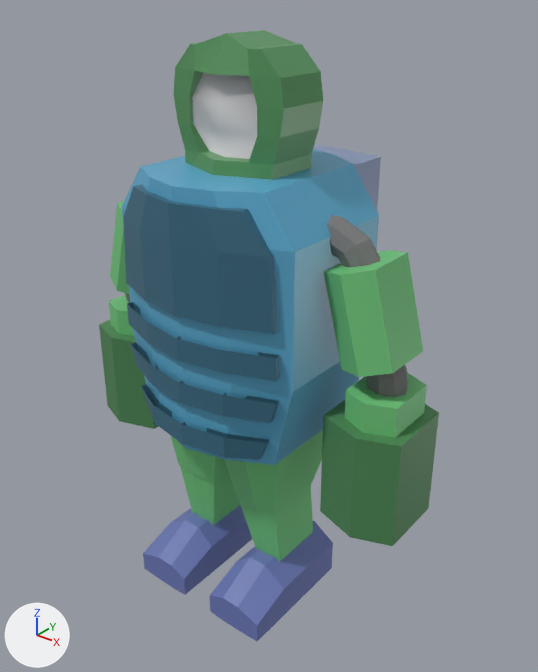
What one commit did to the glTF model assets/gltf/player.gltf.
Both versions are drawn from a camera (50 mm lens) standing at (6.83, -8.05, 4.43) and looking at (0.11, 0.35, -0.78). The axes (+X, +Y, +Z) are drawn at lower left. The lights are the same throughout. Vertices at the same position are counted once.

Objects in the first picture: 'torso'.
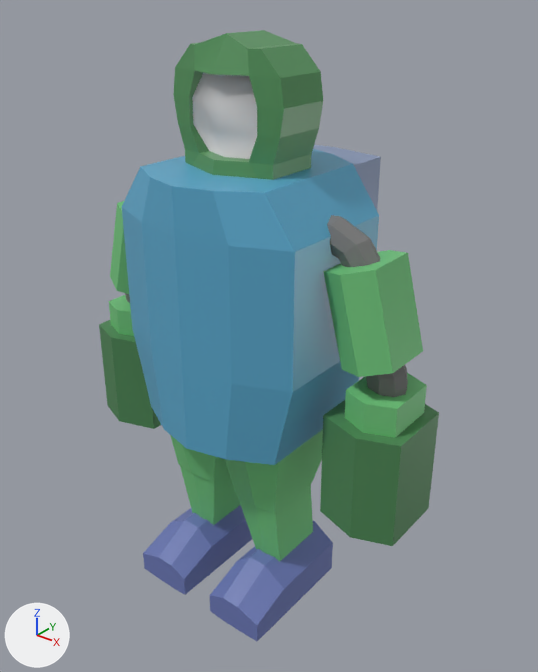
Where the change shows, as pixel boxes [x1, y1, x2, y2] in the pictures (538 x 672 px):
part 1 of me_torso, deleted (blue)
    before: [123, 184, 278, 334]
part 2 of me_torso, deleted (blue)
    before: [131, 343, 279, 423]
part 3 of me_torso, deleted (blue)
    before: [141, 384, 269, 460]
part 4 of me_torso, deleted (blue)
    before: [127, 302, 280, 381]

Diff of the bpy script that builds the scene:
```diff
--- a/assets/gltf/player.gltf.py
+++ b/assets/gltf/player.gltf.py
@@ me_torso @@
 me_torso.from_pydata(...)  # 628 vertices, 1158 faces; spans x -3.06..3.06, y -1.58..2.18, z -5.18..3.75
 # used by ob_torso; location = (0.0, 0.0, 0.0)
+# me_torso part 1: the loose piece of 30 vertices spanning x -1.43..1.43, y -1.58..-1.09, z 0.22..1.8 is deleted
+# me_torso part 2: the loose piece of 20 vertices spanning x -1.45..1.45, y -1.58..-1.09, z -1.17..-0.82 is deleted
+# me_torso part 3: the loose piece of 20 vertices spanning x -1.29..1.29, y -1.58..-1.09, z -1.87..-1.52 is deleted
+# me_torso part 4: the loose piece of 20 vertices spanning x -1.46..1.46, y -1.58..-1.09, z -0.47..-0.12 is deleted
 me_torso.materials.append(mat_torso_armor)
@@ me_torso @@
 me_torso.materials.append(mat_glove_armor)
-me_torso.materials.append(mat_torso_armor_001)  # blue #396a80
```
